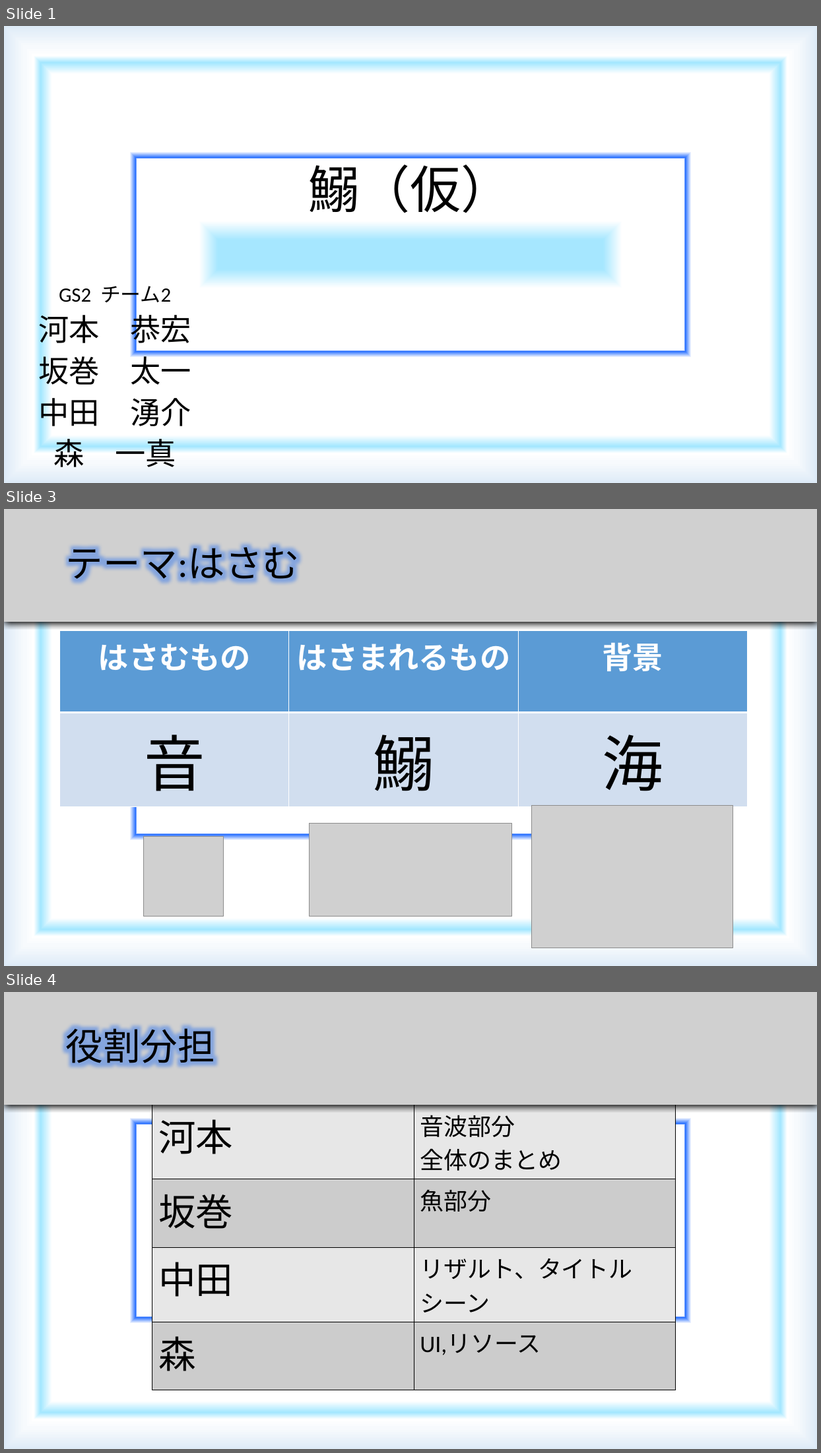
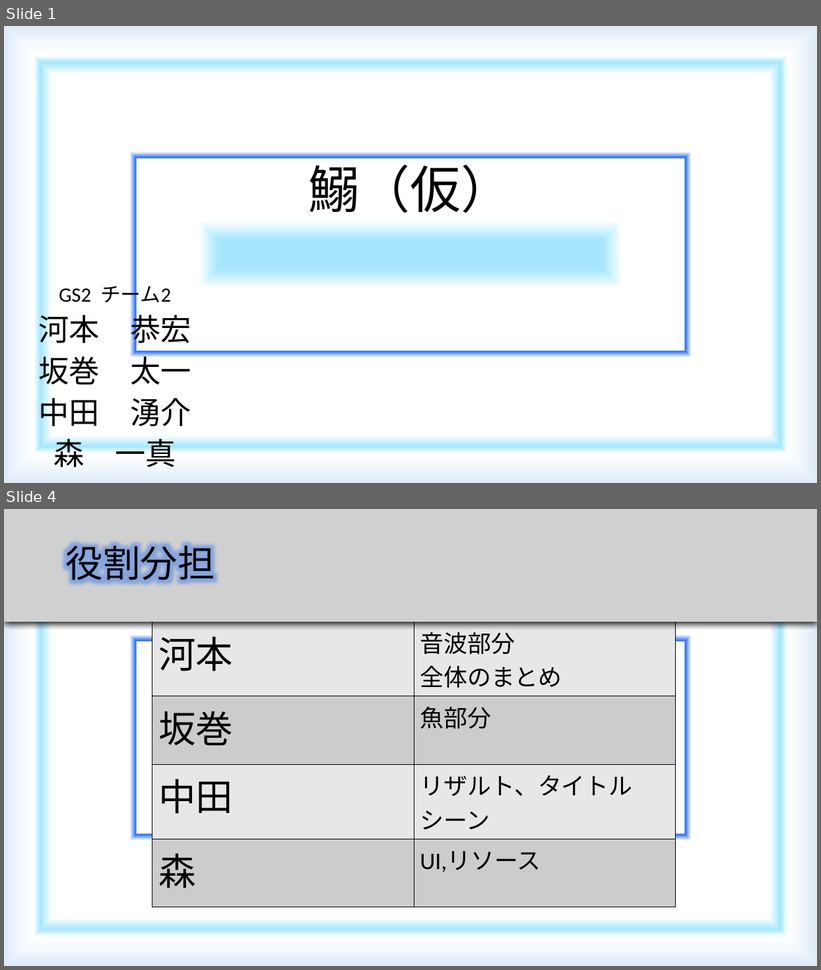
Before and after one commit to YasuhiroKawamoto/iwashi, a slide deck: 発表資料(鰯).pptx. Shown one above the other, each under a label of ours: slides 1, 3 and 4 before the commit, slides 1 and 4 after it; the slides between them are not shown. The pictures are 821x1453 and 821x970 pixels, drawn with LibreOffice and Linux fonts; fonts in the diff are those of the drawing; grey boxes stand for pictures. Boxes give left, top, right and bottom in pixels: in the first picture for what was removed or moved away, otherwise in the second. Text is boxed around its words. In the diff, an @@ line names an element or a change of style, - is before the commit and + after.

```diff
--- a/発表資料(鰯).pptx
+++ b/発表資料(鰯).pptx
@@ slide 3 removed at (4, 509, 817, 966), background gradient #A6E7FF to #FFFFFF to #1B67FF to #A3E7FF to #F7FAFD to #DEEBF7 @@
@@ picture removed at (4, 509, 817, 622) @@
@@ title removed at (66, 539, 300, 587) @@
-テーマ:はさむ
@@ table removed at (60, 631, 748, 795), 2 rows, 3 columns @@
-はさむもの | はさまれるもの | 背景
-音 | 鰯 | 海
@@ picture removed at (531, 805, 733, 948) @@
@@ picture removed at (309, 823, 512, 916) @@
@@ picture removed at (144, 837, 223, 916) @@
```
Also in this commit, not shown: 1 slide changed, 2 slides added.
